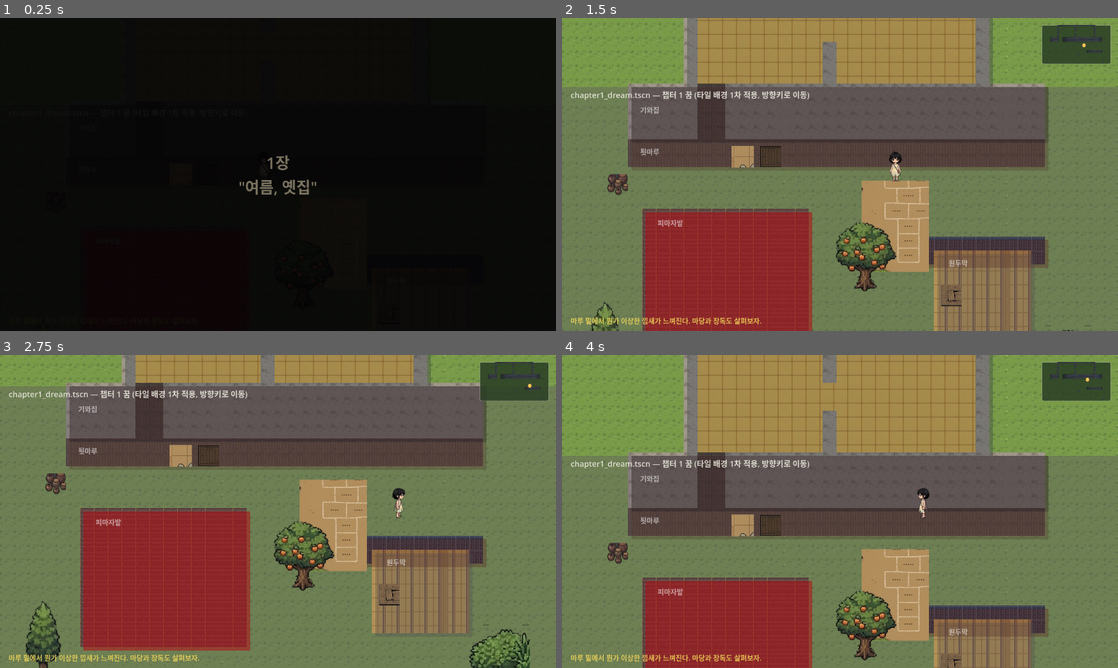
Above: before the commit, frames 1-4 (two rows, left to right).
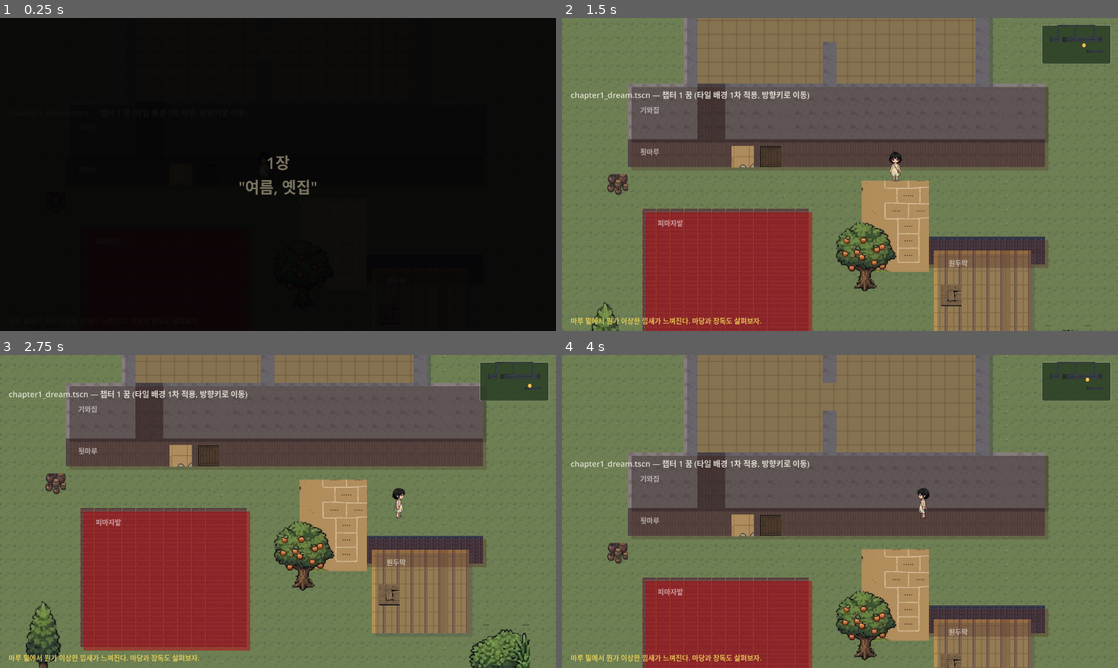
Above: after the commit, the same moments.

Repository: YGseok/ProjectS
Game: Godot game, scene res://scenes/chapter1_dream.tscn
Two runs of this game, one before a commit and one after it. Both use one fixed random seed, a clock stepped at 60 frames per second and the inputs below. This scene is started directly instead of the project's main scene.
Inputs (mouse positions are in pixels of both pictures, inside the frame that each line leads up to):
- Up to frame 1 (0.25 s): no input
- Up to frame 2 (1.5 s): tap Enter (ui_accept) at 0.5, 0.77 s; move the mouse to (962, 158) at 0.52 s; hold Right (ui_right) 0.53-1.28 s; tap 1 at 0.6 s; click (962, 158) at 0.67 s; move the mouse to (728, 190) at 1.27 s; hold Down (ui_down) from 1.28 s (still down); tap 2 at 1.35 s
- Up to frame 3 (2.75 s): tap Enter (ui_accept) at 1.52 s; move the mouse to (333, 442) at 2.02 s; release Down (ui_down) at 2.03 s; hold Right (ui_right) from 2.03 s (still down); tap 3 at 2.1 s
- Up to frame 4 (4 s): move the mouse to (812, 574) at 2.77 s; release Right (ui_right) at 2.78 s; hold Up (ui_up) 2.78-3.53 s; tap 5 at 2.85 s; click (812, 574) at 2.92 s; tap Enter (ui_accept) at 3.02, 3.77 s; move the mouse to (1006, 558) at 3.52 s; hold Left (ui_left) from 3.53 s (still down); tap 6 at 3.6 s

The runs differ from the first frame. In frame 2, 17% of the frame differs, in the area x 0-100%, y 0-76%; in frame 3, 7.1%; in frame 4, 25%, in the area x 0-100%, y 0-85%.

Commit message:
v0.37: 실제 창 시각 QA로 찾은 결함 3건 수정
1장 꿈 GroundTint가 y<0을 안 덮어 위쪽만 밝던 것, 벽 낙서에 시트
설명 글자("낙서")가 포함됐던 것, 호수/지붕 타일에 구분선이 들어가
세로 줄무늬가 보이던 것을 고침. 사방치기/덤불 그림 잘림은 새 그림이
필요해 미해결로 기록.

Co-Authored-By: Claude Sonnet 5.5 <noreply@anthropic.com>

Diff:
--- a/scenes/chapter1_dream.tscn
+++ b/scenes/chapter1_dream.tscn
@@ -50,6 +50,7 @@
 script = ExtResource("5_background")
 
 [node name="GroundTint" type="ColorRect" parent="."]
+offset_top = -320.0
 offset_right = 1280.0
 offset_bottom = 720.0
 mouse_filter = 2
Binary file changed: assets/props/main_tileset_props/wall_scribble.png
Binary file changed: assets/tiles/village/village_tiles.png
Not shown, changed: docs/CHANGELOG.md
Not shown, changed: docs/STATUS.md
